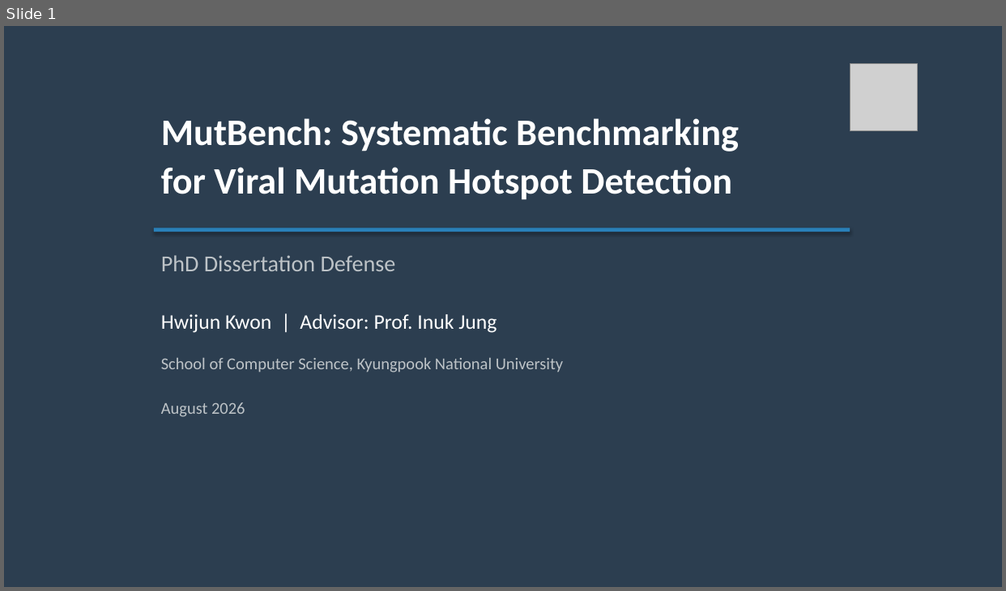
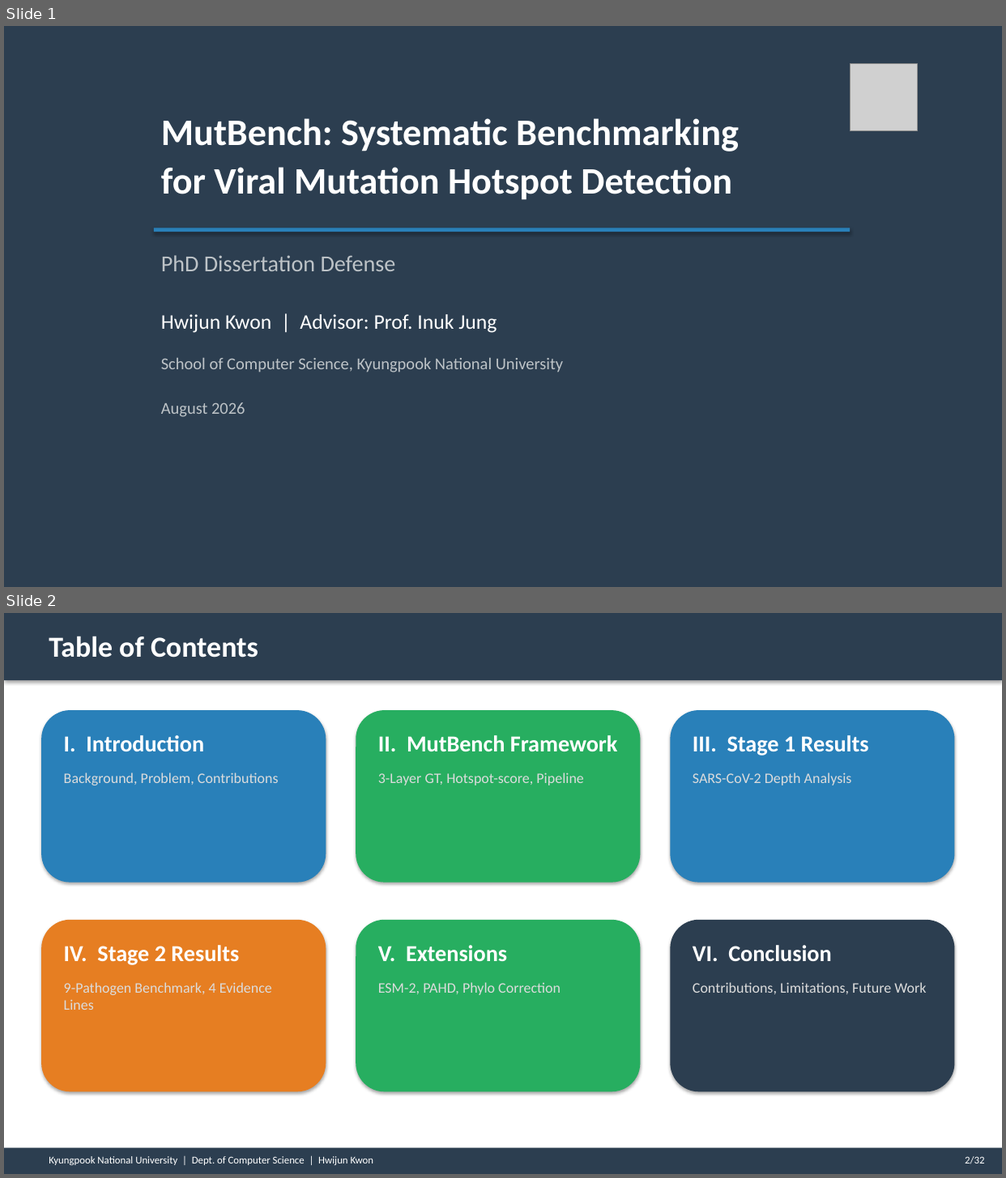
Before and after one commit to hwijunkwon/mutbench, a slide deck: paper/ppt/MutBench_Defense.pptx. Shown one above the other, each under a label of ours: slide 1 before the commit, slides 1 and 2 after it. The pictures are 1006x591 and 1006x1178 pixels, drawn with LibreOffice and Linux fonts; fonts in the diff are those of the drawing; grey boxes stand for pictures. Boxes give left, top, right and bottom in pixels: in the first picture for what was removed or moved away, otherwise in the second. Text is boxed around its words. In the diff, an @@ line names an element or a change of style, - is before the commit and + after.

```diff
--- a/paper/ppt/MutBench_Defense.pptx
+++ b/paper/ppt/MutBench_Defense.pptx
@@ slide 2 added at [4, 613, 1002, 1174], background #FFFFFF @@
@@ rectangle added at [4, 613, 1002, 680], fill #2C3E50 @@
@@ text added at [49, 636, 258, 658], 28 pt, text #FFFFFF, bold @@
+Table of Contents
@@ rounded rectangle added at [41, 710, 326, 883], fill #2980B9 @@
@@ rounded rectangle added at [356, 710, 641, 883], fill #27AE60 @@
@@ rounded rectangle added at [671, 710, 955, 883], fill #2980B9 @@
@@ text added at [64, 735, 279, 786], 14 pt, text #DCDCDC @@
+I. Introduction
+Background, Problem, Contributions
@@ text added at [378, 735, 618, 786], 14 pt, text #DCDCDC @@
+II. MutBench Framework
+3-Layer GT, Hotspot-score, Pipeline
@@ text added at [692, 735, 869, 786], 14 pt, text #DCDCDC @@
+III. Stage 1 Results
+SARS-CoV-2 Depth Analysis
@@ rounded rectangle added at [41, 920, 326, 1093], fill #E67E22 @@
@@ rounded rectangle added at [356, 920, 641, 1093], fill #27AE60 @@
@@ rounded rectangle added at [671, 920, 955, 1093], fill #2C3E50 @@
@@ text added at [64, 945, 272, 1010], 14 pt, text #DCDCDC @@
+IV. Stage 2 Results
+9-Pathogen Benchmark, 4 Evidence Lines
@@ text added at [378, 945, 560, 995], 14 pt, text #DCDCDC @@
+V. Extensions
+ESM-2, PAHD, Phylo Correction
@@ text added at [692, 945, 926, 995], 14 pt, text #DCDCDC @@
+VI. Conclusion
+Contributions, Limitations, Future Work
@@ rectangle added at [4, 1148, 1002, 1174], fill #2C3E50 @@
@@ text added at [49, 1157, 374, 1165], 10 pt, text #FFFFFF @@
+Kyungpook National University | Dept. of Computer Science | Hwijun Kwon
@@ text added at [965, 1157, 984, 1165], 10 pt, text #FFFFFF @@
+2/32
```
Also in this commit, not shown: 1 other slide added.
